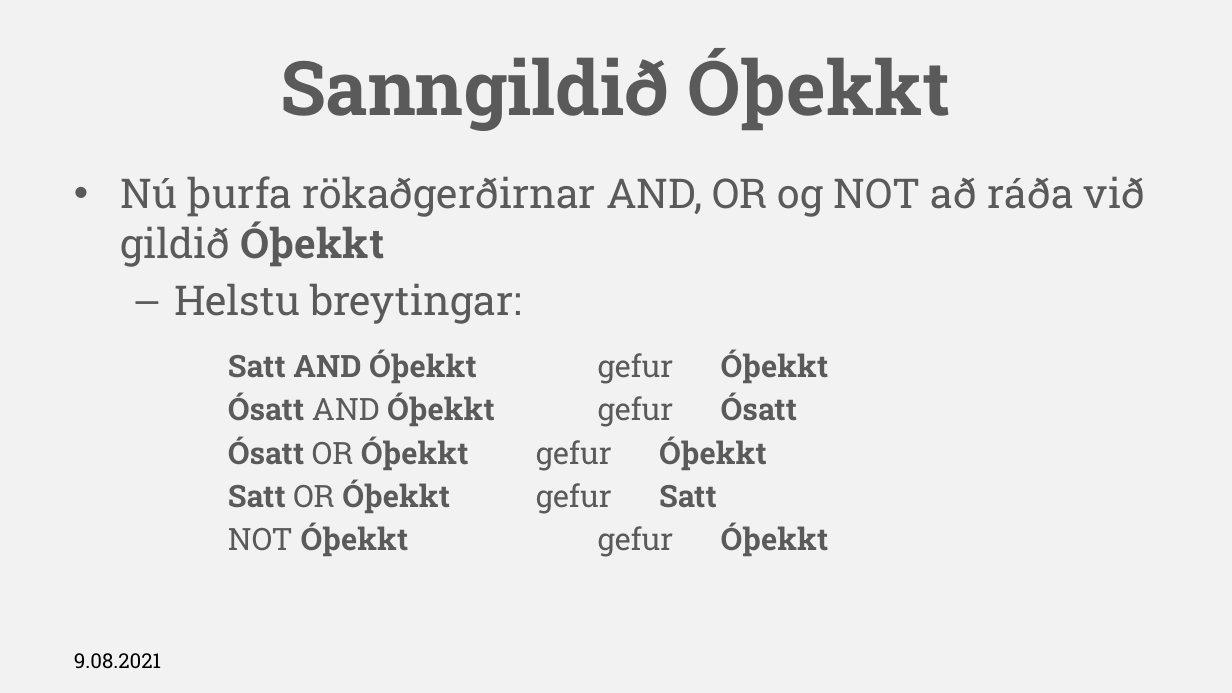
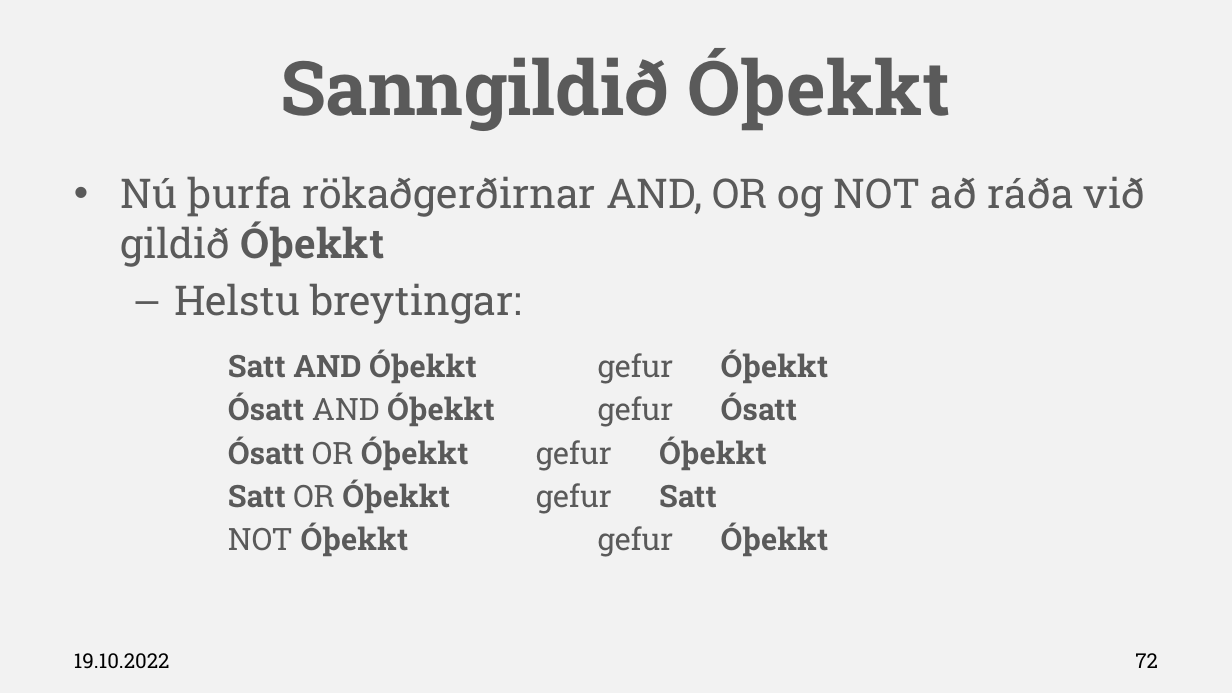
Before and after one commit to Hjalmtyr/SQL1, a slide deck: slide 72 of SQL-I.pptx. Drawn at 1232x693 pixels with LibreOffice and Linux fonts; fonts in the diff are those of the drawing; background and template pictures are left out. Boxes give left, top, right and bottom in pixels: in the first picture for what was removed or moved away, otherwise in the second. Text is boxed around its words. In the diff, an @@ line names an element or a change of style, - is before the commit and + after.

```diff
--- a/SQL-I.pptx
+++ b/SQL-I.pptx
@@ text at (74,653,170,669): text changed @@
-9.08.2021
+19.10.2022
@@ page number added at (1135,653,1158,668), 12 pt, text #000000 @@
+72
```
Also in this commit, not shown: 81 other slides changed, 2 slides added, 2 slides removed, 6 other files.
